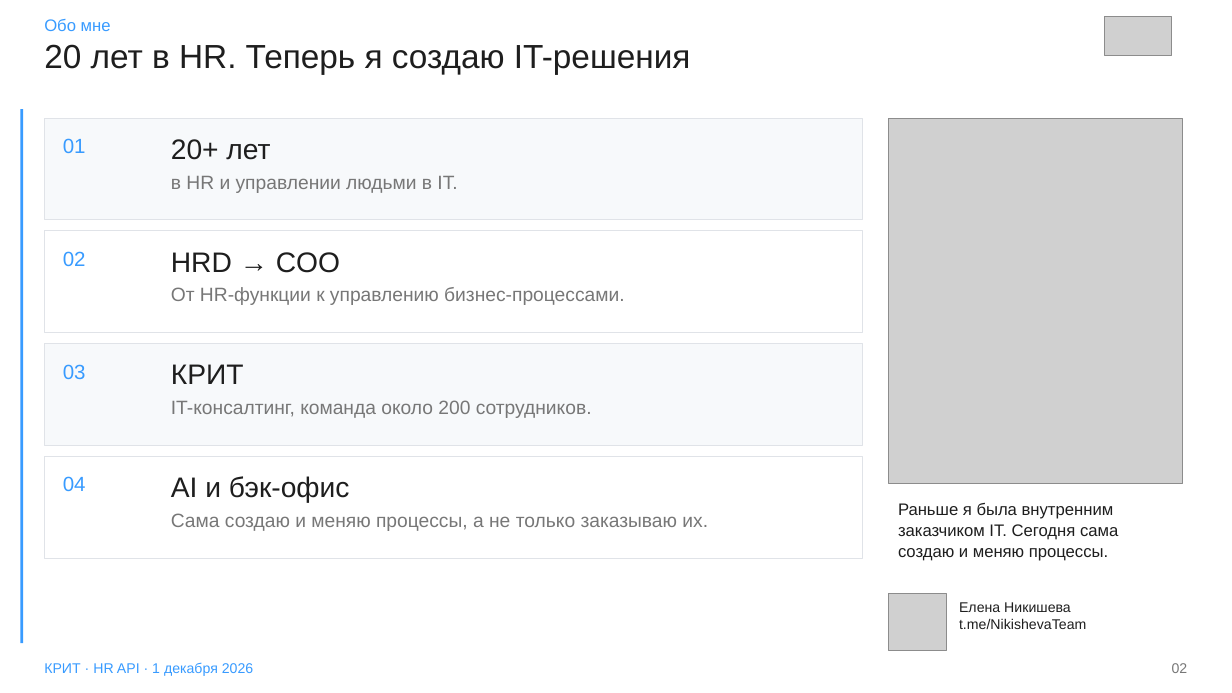
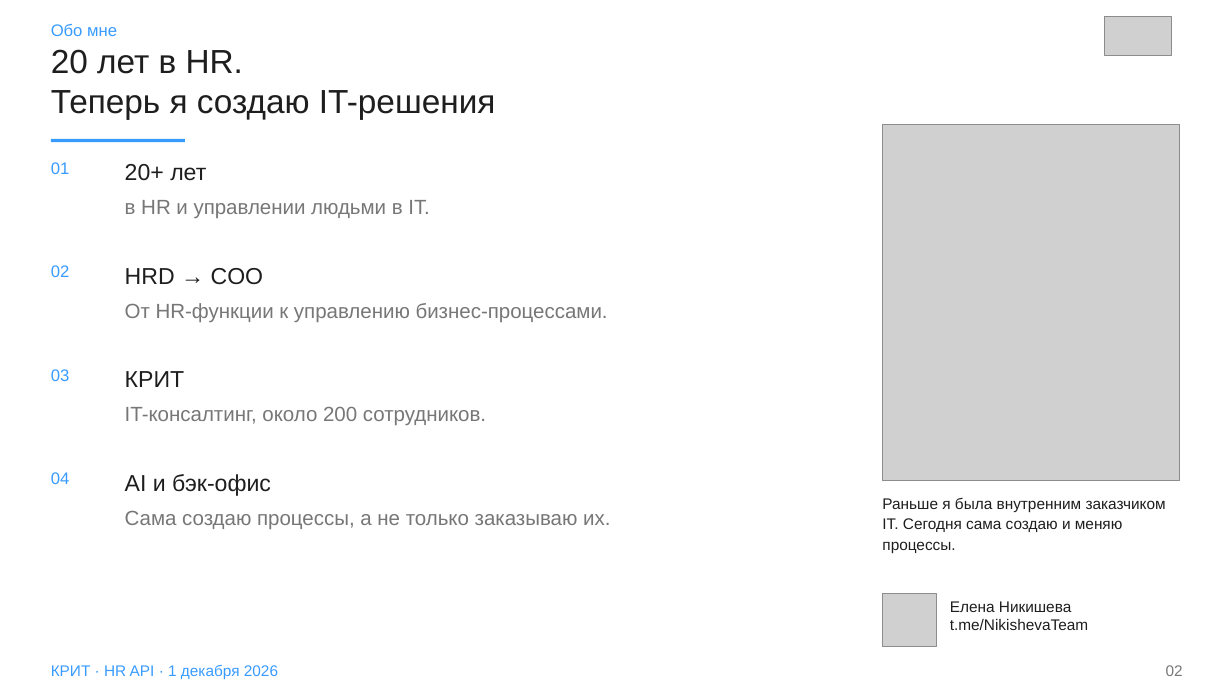
Before and after one commit to Nikisheva/html_krit, a slide deck: slide 2 of HR_API_KRIT_Nikisheva_2026.pptx. Drawn at 1232x693 pixels with LibreOffice and Linux fonts; fonts in the diff are those of the drawing; grey boxes stand for pictures. Boxes give left, top, right and bottom in pixels: in the first picture for what was removed or moved away, otherwise in the second. Text is boxed around its words. In the diff, an @@ line names an element or a change of style, - is before the commit and + after.

```diff
--- a/HR_API_KRIT_Nikisheva_2026.pptx
+++ b/HR_API_KRIT_Nikisheva_2026.pptx
@@ text "Обо мне": place and size @@
-text "Обо мне" at [44, 19, 111, 31]
+text "Обо мне" at [51, 24, 117, 36]
@@ text at [51, 49, 495, 119]: text changed @@
-20 лет в HR. Теперь я создаю IT-решения
+20 лет в HR.
+Теперь я создаю IT-решения
@@ rectangle removed at [20, 109, 23, 643] @@
@@ rectangle removed at [44, 118, 862, 220] @@
@@ rectangle added at [51, 139, 185, 141], fill #389BFF @@
@@ picture: place and size @@
-picture at [889, 118, 1183, 483]
+picture at [883, 125, 1180, 481]
@@ size 16 to 13 pt in 4 elements at [51, 472, 70, 484], [51, 369, 70, 381], [51, 265, 70, 277], [51, 162, 70, 174] @@
@@ text "01": place and size @@
-text "01" at [63, 138, 86, 153]
+text "01" at [51, 162, 70, 174]
@@ size 22 to 18 pt in 4 elements at [125, 474, 271, 496], [125, 371, 185, 387], [125, 268, 264, 285], [125, 164, 206, 181] @@
@@ text "20+ лет": place and size @@
-text "20+ лет" at [171, 139, 270, 160]
+text "20+ лет" at [125, 164, 206, 181]
@@ text "в HR и управлении людьми ..." at [125, 200, 430, 218]: size 15 to 16 pt @@
@@ text "в HR и управлении людьми ...": place and size @@
-text "в HR и управлении людьми ..." at [171, 176, 457, 193]
+text "в HR и управлении людьми ..." at [125, 200, 430, 218]
@@ rectangle removed at [44, 231, 862, 333] @@
@@ text "02": place and size @@
-text "02" at [63, 251, 86, 266]
+text "02" at [51, 265, 70, 277]
@@ text "HRD → COO": place and size @@
-text "HRD → COO" at [171, 252, 340, 273]
+text "HRD → COO" at [125, 268, 264, 285]
@@ text "От HR-функции к управлению бизнес-процессами.": place and size @@
-text "От HR-функции к управлению бизнес-процессами." at [171, 287, 624, 305]
+text "От HR-функции к управлению бизнес-процессами." at [125, 303, 608, 322]
@@ text "От HR-функции к управлению бизнес-процессами." at [125, 303, 608, 322]: size 15 to 16 pt @@
@@ rectangle removed at [44, 344, 862, 445] @@
@@ text "03": place and size @@
-text "03" at [63, 364, 86, 379]
+text "03" at [51, 369, 70, 381]
@@ text "КРИТ": place and size @@
-text "КРИТ" at [171, 364, 244, 384]
+text "КРИТ" at [125, 371, 185, 387]
@@ text at [125, 407, 486, 425]: text changed; size 15 to 16 pt @@
-IT-консалтинг, команда около 200 сотрудников.
+IT-консалтинг, около 200 сотрудников.
@@ rectangle removed at [44, 457, 862, 558] @@
@@ text "04": place and size @@
-text "04" at [63, 476, 86, 491]
+text "04" at [51, 472, 70, 484]
@@ text "AI и бэк-офис": place and size @@
-text "AI и бэк-офис" at [171, 476, 350, 503]
+text "AI и бэк-офис" at [125, 474, 271, 496]
@@ text "Раньше я была внутренним заказчиком ..." at [882, 498, 1166, 554]: size 13 to 12 pt; line spacing 1.05 to 1.12 @@
@@ text at [125, 511, 610, 529]: text changed; size 15 to 16 pt @@
-Сама создаю и меняю процессы, а не только заказываю их.
+Сама создаю процессы, а не только заказываю их.
@@ picture: place and size @@
-picture at [889, 593, 946, 651]
+picture at [883, 593, 936, 647]
@@ text "Елена Никишева": place and size @@
-text "Елена Никишева" at [959, 602, 1086, 629]
+text "Елена Никишева" at [950, 601, 1088, 630]
@@ text "КРИТ · HR API · ...": place and size @@
-text "КРИТ · HR API · ..." at [44, 662, 253, 676]
+text "КРИТ · HR API · ..." at [51, 665, 278, 679]
@@ size 11 to 12 pt in 3 elements at [51, 665, 278, 679], [950, 601, 1088, 630], [1166, 665, 1183, 676] @@
```
Also in this commit, not shown: 11 other slides changed, 2 slides added, 2 slides removed, 4 other files.
